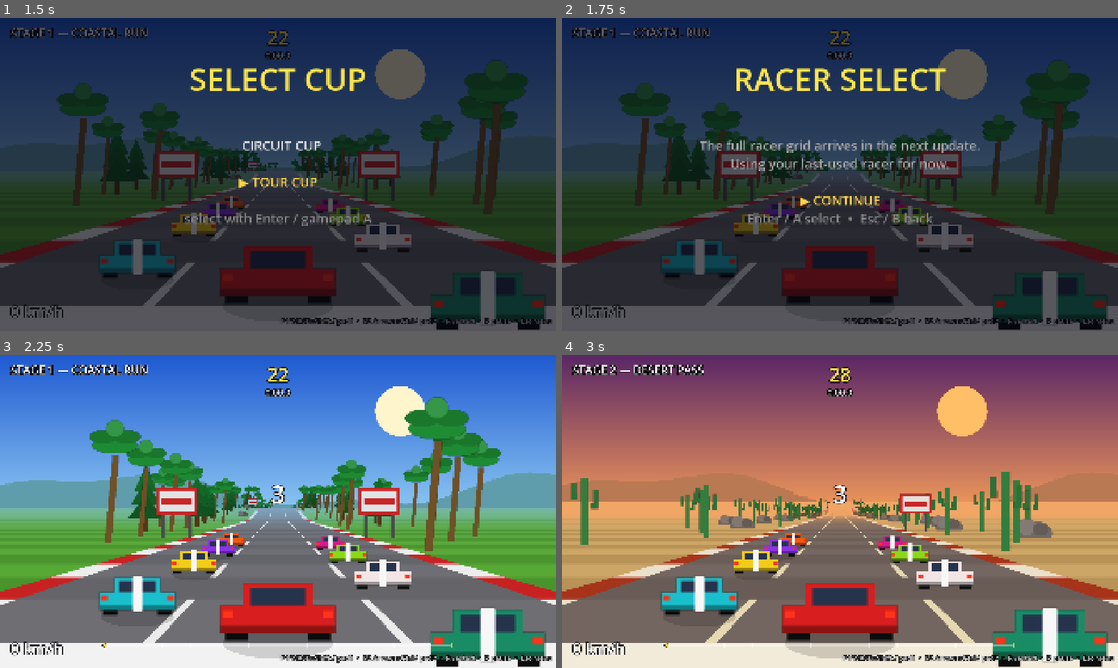
Above: before the commit, frames 1-4 (two rows, left to right).
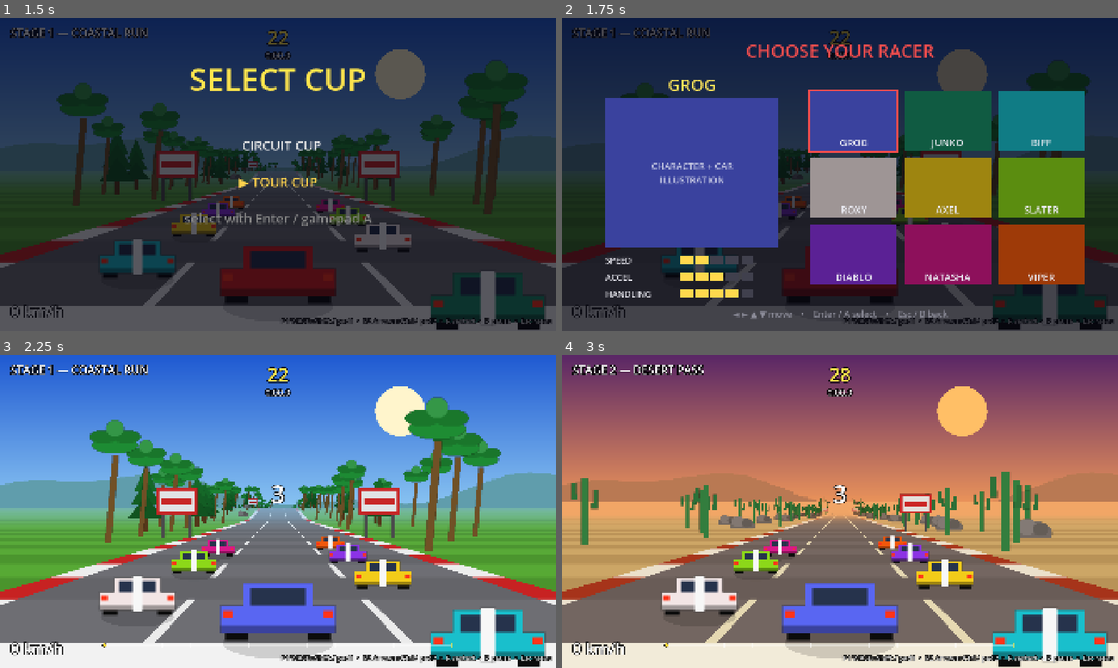
Above: after the commit, the same moments.

Repository: csmallfield/Racer2D
Game: Godot game, scene res://scenes/main.tscn
Same seed, same stepped clock (60 frames per second), same inputs: the game is played once before the commit and once after it.
Inputs:
- Up to frame 1 (1.5 s): tap Enter (ui_accept) at 0.5, 0.6, 0.77, 1.07 s; hold Right (ui_right) 0.53-1.28 s; hold Down (ui_down) from 1.28 s (still down); tap N (next_level) at 1.35 s
- Up to frame 2 (1.75 s): keep holding Down (ui_down); tap Enter (ui_accept) at 1.52, 1.55 s
- Up to frame 3 (2.25 s): tap Enter (ui_accept) at 1.82, 2.1 s; release Down (ui_down) at 2.03 s; hold Right (ui_right) from 2.03 s (still down)
- Up to frame 4 (3 s): tap Enter (ui_accept) at 2.75 s; release Right (ui_right) at 2.78 s; hold Up (ui_up) from 2.78 s (still down); tap N (next_level) at 2.85 s

Frame 1 is identical in both runs. In frame 2, 46% of the frame differs, in the area x 7-94%, y 8-96%; in frame 3, 6.1%; in frame 4, 6.1%.

Commit message:
now has character select!

Diff:
--- a/outrun_pseudo3d/resources/rivals/axel.tres
+++ b/outrun_pseudo3d/resources/rivals/axel.tres
@@ -10,3 +10,6 @@
 preferred_lane = -0.45
 boost_capacity = 4.0
 boost_aggression = 0.65
+stat_speed = 4
+stat_accel = 4
+stat_handling = 2
--- a/outrun_pseudo3d/resources/rivals/biff.tres
+++ b/outrun_pseudo3d/resources/rivals/biff.tres
@@ -10,3 +10,6 @@
 preferred_lane = -0.5
 boost_capacity = 4.0
 boost_aggression = 0.5
+stat_speed = 3
+stat_accel = 2
+stat_handling = 3
--- a/outrun_pseudo3d/resources/rivals/diablo.tres
+++ b/outrun_pseudo3d/resources/rivals/diablo.tres
@@ -10,3 +10,6 @@
 preferred_lane = -0.3
 boost_capacity = 4.0
 boost_aggression = 0.8
+stat_speed = 5
+stat_accel = 2
+stat_handling = 2
--- a/outrun_pseudo3d/resources/rivals/grog.tres
+++ b/outrun_pseudo3d/resources/rivals/grog.tres
@@ -10,3 +10,6 @@
 preferred_lane = -0.35
 boost_capacity = 4.0
 boost_aggression = 0.4
+stat_speed = 2
+stat_accel = 3
+stat_handling = 4
--- a/outrun_pseudo3d/resources/rivals/junko.tres
+++ b/outrun_pseudo3d/resources/rivals/junko.tres
@@ -10,3 +10,6 @@
 preferred_lane = 0.45
 boost_capacity = 4.0
 boost_aggression = 0.45
+stat_speed = 3
+stat_accel = 4
+stat_handling = 3
--- a/outrun_pseudo3d/resources/rivals/natasha.tres
+++ b/outrun_pseudo3d/resources/rivals/natasha.tres
@@ -10,3 +10,6 @@
 preferred_lane = 0.35
 boost_capacity = 4.0
 boost_aggression = 0.9
+stat_speed = 4
+stat_accel = 4
+stat_handling = 4
--- a/outrun_pseudo3d/resources/rivals/roxy.tres
+++ b/outrun_pseudo3d/resources/rivals/roxy.tres
@@ -10,3 +10,6 @@
 preferred_lane = 0.3
 boost_capacity = 4.0
 boost_aggression = 0.55
+stat_speed = 4
+stat_accel = 3
+stat_handling = 3
--- a/outrun_pseudo3d/resources/rivals/slater.tres
+++ b/outrun_pseudo3d/resources/rivals/slater.tres
@@ -10,3 +10,6 @@
 preferred_lane = 0.5
 boost_capacity = 4.0
 boost_aggression = 0.7
+stat_speed = 3
+stat_accel = 3
+stat_handling = 5
--- a/outrun_pseudo3d/resources/rivals/viper.tres
+++ b/outrun_pseudo3d/resources/rivals/viper.tres
@@ -10,3 +10,6 @@
 preferred_lane = -0.4
 boost_capacity = 4.0
 boost_aggression = 1.0
+stat_speed = 5
+stat_accel = 4
+stat_handling = 3
--- a/outrun_pseudo3d/scripts/main.gd
+++ b/outrun_pseudo3d/scripts/main.gd
@@ -14,7 +14,7 @@
 ## pre-race screen); LEADERBOARD and SETTINGS remain distinct leaf screens.
 ## All menu-family states stay below COUNTDOWN so the `state >= COUNTDOWN`
 ## in-race guards elsewhere keep working.
-enum State { MENU, LEADERBOARD, SETTINGS, COUNTDOWN, RUNNING, STAGE_CLEAR, GAME_OVER, PAUSED }
+enum State { MENU, LEADERBOARD, SETTINGS, RACER_SELECT, COUNTDOWN, RUNNING, STAGE_CLEAR, GAME_OVER, PAUSED }
 ## In-sim race kind. The higher-level menu branch (tournament vs quick race)
 ## lives in `play_mode`; the sim only needs to know circuit / tour / time trial.
 enum Mode { TOUR, CIRCUIT, TIME_TRIAL }
@@ -61,6 +61,7 @@
 var mode: Mode = Mode.TOUR
 var menu: MenuLayer
 var menu_flow: MenuFlow
+var racer_select: RacerSelectLayer
 ## Selections gathered by the menu flow. Phase 1 plumbing: play_mode/difficulty/
 ## selected_racers/current_cup are stored and made sticky but not yet read by
 ## the sim — they wire into gameplay, records, and tournaments in later phases.
@@ -92,6 +93,10 @@
 	menu = MenuLayer.new()
 	_build_views(1)
 	add_child(menu)   # menu draws over every viewport
+	racer_select = RacerSelectLayer.new()
+	racer_select.main = self
+	racer_select.visible = false
+	add_child(racer_select)
 	menu_flow = MenuFlow.new(self, menu)
 	_load_level(0)    # idle stage 1 as the menu backdrop
 	_enter_menu()
@@ -256,7 +261,11 @@
 	laps.clear()
 	for i in range(player_count):
 		laps.append(0)
-		SpriteCatalog.register_player(i)
+		var profile := _player_profile(i)
+		if profile != null:
+			SpriteCatalog.register_player_from_profile(i, profile)
+		else:
+			SpriteCatalog.register_player(i)
 		var p := PlayerCar.new()
 		p.input_prefix = "p%d_" % i
 		# Side-by-side grid for multiple players, staggered slightly.
@@ -280,7 +289,8 @@
 	for i in range(player_count):
 		_sync_mirror(i, true)
 	rivals = RivalManager.new()
-	rivals.spawn(self, level.rival_count if mode != Mode.TIME_TRIAL else 0)
+	rivals.spawn(self, level.rival_count if mode != Mode.TIME_TRIAL else 0,
+			_excluded_racers())
 
 	time_left = section_time
 	_last_beep_second = -1
@@ -491,6 +501,8 @@
 			_leaderboard_frame(dt)
 		State.SETTINGS:
 			_settings_frame(dt)
+		State.RACER_SELECT:
+			racer_select.frame(dt)
 		State.COUNTDOWN:
 			_countdown_frame(dt)
 		State.RUNNING:
@@ -581,6 +593,50 @@
 	if count != player_count:
 		_build_views(count)
 	_start_race(idx)
+
+
+# === RACER SELECT ===
+
+## Open the Racer Select screen for `count` players (called by the menu flow).
+## The flow resumes via _racer_select_done / _racer_select_cancel below.
+func open_racer_select(count: int, sticky: Array) -> void:
+	state = State.RACER_SELECT
+	menu.hide_menu()
+	racer_select.open(GameConfig.race.roster, count, sticky)
+
+
+func _racer_select_done(picks: Array) -> void:
+	racer_select.close()
+	state = State.MENU
+	menu_flow.racer_done(picks)
+
+
+func _racer_select_cancel() -> void:
+	racer_select.close()
+	state = State.MENU
+	menu_flow.racer_cancelled()
+
+
+## The roster profile a player slot chose, or null to fall back to the fixed
+## slot livery. selected_racers holds roster indices set at race start.
+func _player_profile(slot: int) -> RivalProfile:
+	if slot < selected_racers.size():
+		var idx: int = int(selected_racers[slot])
+		var roster: Array = GameConfig.race.roster
+		if idx >= 0 and idx < roster.size():
+			return roster[idx]
+	return null
+
+
+## Unique roster indices the players picked — excluded from the AI field so
+## nobody races their own clone.
+func _excluded_racers() -> Array:
+	var out: Array = []
+	for r in selected_racers:
+		var idx: int = int(r)
+		if not out.has(idx):
+			out.append(idx)
+	return out
 
 
 ## Settings screen: up/down select, left/right adjust (applied live),
--- a/outrun_pseudo3d/scripts/menu_flow.gd
+++ b/outrun_pseudo3d/scripts/menu_flow.gd
@@ -167,13 +167,6 @@
 		"laps":
 			ctx["laps_sel"] = sel
 			_push("racer")
-		"racer":
-			# Phase 1 stub: adopt the sticky racer(s) and move on. Time Trial
-			# skips Confirm (spec: Racer Select -> Start).
-			if String(ctx.get("play_mode", "")) == "TIME_TRIAL":
-				_start()
-			else:
-				_push("confirm")
 		"confirm":
 			if sel == 0:
 				ctx["difficulty"] = wrapi(int(ctx.get("difficulty", 1)) + 1, 0, 3)
@@ -208,9 +201,10 @@
 	if p_mode == "QUICK_RACE" and is_circuit:
 		laps = LAP_VALUES[clampi(int(ctx.get("laps_sel", 1)), 0, LAP_VALUES.size() - 1)]
 
-	var racers: Array = []
-	for i in range(count):
-		racers.append(main.sticky_racer(i))
+	var racers: Array = ctx.get("racers", [])
+	if racers.is_empty():
+		for i in range(count):
+			racers.append(main.sticky_racer(i))
 
 	var kind := "TIME_TRIAL" if is_tt else ("CIRCUIT" if is_circuit else "TOUR")
 	main.start_configured(p_mode, kind, count, diff, racers, laps, idx,
@@ -222,12 +216,45 @@
 func _render() -> void:
 	var scr: Dictionary = stack.back()
 	var id: String = String(scr.id)
+	if id == "racer":
+		_open_racer_select()
+		return
 	var items := _items_for(id)
 	var sub := _subtitle_for(id)
 	if sub.is_empty():
 		menu.show_list(_title_for(id), items, int(scr.sel))
 	else:
 		menu.show_config(_title_for(id), sub, items, int(scr.sel))
+
+
+## The Racer Select step hands off to main's dedicated screen (RACER_SELECT
+## state), which resumes us via racer_done / racer_cancelled.
+func _open_racer_select() -> void:
+	var is_tt := String(ctx.get("play_mode", "")) == "TIME_TRIAL"
+	var count := 1 if is_tt else int(ctx.get("players", 1))
+	var sticky: Array = []
+	for i in range(count):
+		sticky.append(main.sticky_racer(i))
+	main.open_racer_select(count, sticky)
+
+
+## All players have locked in — carry the picks forward to Confirm (or straight
+## to the race for Time Trial, which has no Confirm step).
+func racer_done(picks: Array) -> void:
+	ctx["racers"] = picks
+	if String(ctx.get("play_mode", "")) == "TIME_TRIAL":
+		_start()
+	else:
+		_push("confirm")
+
+
+## Backed out of Racer Select — pop it and return to the previous step.
+func racer_cancelled() -> void:
+	if not stack.is_empty() and String(stack.back().id) == "racer":
+		stack.pop_back()
+	if stack.is_empty():
+		stack.append({"id": "main", "sel": 0})
+	_render()
 
 
 func _title_for(id: String) -> String:
@@ -271,8 +298,6 @@
 			for v in LAP_VALUES:
 				ls.append("%d LAPS" % v)
 			return ls
-		"racer":
-			return ["CONTINUE"]
 		"confirm":
 			return ["DIFFICULTY:  %s" % DIFF_NAMES[int(ctx.get("difficulty", 1))], "START"]
 		"credits":
@@ -284,9 +309,6 @@
 
 func _subtitle_for(id: String) -> Array[String]:
 	match id:
-		"racer":
-			return ["The full racer grid arrives in the next update.",
-					"Using your last-used racer for now."]
 		"confirm":
 			var lines: Array[String] = []
 			var p_mode := String(ctx.get("play_mode", ""))
--- /dev/null
+++ b/outrun_pseudo3d/scripts/racer_select.gd
@@ -0,0 +1,339 @@
+class_name RacerSelectLayer
+extends CanvasLayer
+## Racer Select (Phase 2). Sequential, one player at a time: a portrait grid on
+## the right, a beauty illustration + name + stat bars on the left. Each player
+## navigates the grid and locks in; the screen advances to the next player, and
+## completes once everyone has chosen. Back steps a player back, then cancels
+## out to the previous menu step.
+##
+## Purely presentation + local input. main.gd owns state; it calls open()/frame()
+## /close() and receives the result via _racer_select_done / _racer_select_cancel.
+## Placeholder art: when a profile leaves portrait/illustration null, the tile /
+## panel falls back to a flat block in the profile's livery color, so real art
+## can be dropped into the .tres later with no code change.
+
+const COLS := 3
+const TILE_W := 300.0
+const TILE_H := 208.0
+const TILE_GAP := 24.0
+const GRID_ORIGIN := Vector2(858, 250)
+
+var main                              # orchestrator, for backdrop + callbacks
+
+var _roster: Array = []              # Array[RivalProfile]
+var _count := 1                      # players choosing
+var _current := 0                    # player currently choosing (0-based)
+var _cursor := 0                     # highlighted roster index
+var _picks: Array = []               # chosen roster index per player
+var _sticky: Array = []              # each player's last-used racer, to home on
+
+# Built once per open(), cleared on close().
+var _dynamic: Array[Node] = []       # everything we spawn, for teardown
+var _tiles: Array[ColorRect] = []
+var _portraits: Array[TextureRect] = []
+var _locks: Array[Label] = []
+var _cursor_frame: ColorRect
+var _title: Label
+var _name: Label
+var _illus_bg: ColorRect
+var _illus: TextureRect
+var _illus_tag: Label
+var _stat_pips: Dictionary = {}      # stat key -> Array[ColorRect] (5 pips)
+
+const PLAYER_TINT: Array[Color] = [
+	Color(0.95, 0.3, 0.3), Color(0.4, 0.6, 1.0),
+	Color(0.35, 0.9, 0.5), Color(1.0, 0.85, 0.3),
+]
+
+
+# === LIFECYCLE ===
+
+## Show the screen for `count` players, each pre-homed on their sticky pick.
+func open(roster: Array, count: int, sticky: Array) -> void:
+	_teardown()
+	_roster = roster
+	_count = maxi(count, 1)
+	_current = 0
+	_picks = []
+	_sticky = sticky.duplicate()
+	_cursor = _homed(0)
+
+	_build_static()
+	_build_grid()
+	_refresh()
+	visible = true
+
+
+func close() -> void:
+	visible = false
+	_teardown()
+
+
+## Polled by main while state == RACER_SELECT. Keeps the backdrop alive and
+## drives grid navigation for the current player.
+func frame(_dt: float) -> void:
+	if main != null:
+		main._update_traffic(_dt)
+
+	var moved := false
+	if Input.is_action_just_pressed("ui_right"):
+		_cursor = (_cursor + 1) % _roster.size(); moved = true
+	elif Input.is_action_just_pressed("ui_left"):
+		_cursor = (_cursor - 1 + _roster.size()) % _roster.size(); moved = true
+	elif Input.is_action_just_pressed("ui_down"):
+		_cursor = mini(_cursor + COLS, _roster.size() - 1); moved = true
+	elif Input.is_action_just_pressed("ui_up"):
+		_cursor = maxi(_cursor - COLS, 0); moved = true
+	if moved:
+		Audio.play("menu_move")
+		_refresh()
+
+	if Input.is_action_just_pressed("ui_accept"):
+		Audio.play("menu_select")
+		_lock_current()
+	elif Input.is_action_just_pressed("ui_cancel"):
+		_back()
+
+
+# === SELECTION ===
+
+func _lock_current() -> void:
+	if _current < _picks.size():
+		_picks[_current] = _cursor
+	else:
+		_picks.append(_cursor)
+
+	if _current == _count - 1:
+		if main != null:
+			main._racer_select_done(_picks.duplicate())
+		return
+	_current += 1
+	# Home the next player on their prior pick (redo) or their sticky racer.
+	if _current < _picks.size():
+		_cursor = _valid_index(_picks[_current])
+	else:
+		_cursor = _homed(_current)
+	_refresh()
+
+
+func _back() -> void:
+	if _current == 0:
+		Audio.play("menu_move")
+		if main != null:
+			main._racer_select_cancel()
+		return
+	Audio.play("menu_move")
+	_current -= 1
+	# Return this player to their previous pick, then drop it so they can redo.
+	var prev: int = _valid_index(_picks[_current]) if _current < _picks.size() else _homed(_current)
+	if _current < _picks.size():
+		_picks.resize(_current)
+	_cursor = prev
+	_refresh()
+
+
+# === RENDER ===
+
+func _refresh() -> void:
+	_title.text = ("CHOOSE YOUR RACER" if _count == 1
+			else "PLAYER %d — CHOOSE YOUR RACER" % (_current + 1))
+	_title.add_theme_color_override("font_color", _player_color())
+
+	# Grid: move the cursor frame, refresh lock badges.
+	var tile := _tiles[_cursor]
+	_cursor_frame.position = tile.position - Vector2(5, 5)
+	_cursor_frame.size = tile.size + Vector2(10, 10)
+	_cursor_frame.color = _player_color()
+	for i in range(_locks.size()):
+		var who := -1
+		for p in range(_picks.size()):
+			if p != _current and int(_picks[p]) == i:
+				who = p
+		_locks[i].visible = who >= 0
+		if who >= 0:
+			_locks[i].text = "P%d" % (who + 1)
+			_locks[i].add_theme_color_override("font_color", PLAYER_TINT[who % 4])
+
+	# Detail panel for the highlighted racer.
+	var prof: RivalProfile = _roster[_cursor]
+	_name.text = String(prof.display_name)
+	_illus_bg.color = _placeholder_color(prof)
+	if prof.illustration != null:
+		_illus.texture = prof.illustration
+		_illus.visible = true
+		_illus_tag.visible = false
+	else:
+		_illus.visible = false
+		_illus_tag.visible = true
+	_set_pips("speed", int(prof.stat_speed))
+	_set_pips("accel", int(prof.stat_accel))
+	_set_pips("handling", int(prof.stat_handling))
+
+
+func _set_pips(key: String, value: int) -> void:
+	var pips: Array = _stat_pips[key]
+	for i in range(pips.size()):
+		pips[i].color = (Color(1, 0.85, 0.3) if i < value
+				else Color(0.25, 0.25, 0.3))
+
+
+# === CONSTRUCTION ===
+
+func _build_static() -> void:
+	var dim := ColorRect.new()
+	dim.size = Vector2(1920, 1080)
+	dim.color = Color(0.02, 0.02, 0.06, 0.74)
+	_add(dim)
+
+	_title = _label("", 62, HORIZONTAL_ALIGNMENT_CENTER)
+	_title.position = Vector2(0, 70)
+	_title.size = Vector2(1920, 90)
+	_add(_title)
+
+	# --- Detail panel (left) ---
+	_name = _label("", 58, HORIZONTAL_ALIGNMENT_CENTER)
+	_name.position = Vector2(150, 190)
+	_name.size = Vector2(600, 70)
+	_name.add_theme_color_override("font_color", Color(1, 0.9, 0.35))
+	_add(_name)
+
+	_illus_bg = ColorRect.new()
+	_illus_bg.position = Vector2(150, 275)
+	_illus_bg.size = Vector2(600, 520)
+	_add(_illus_bg)
+
+	_illus = TextureRect.new()
+	_illus.position = _illus_bg.position
+	_illus.size = _illus_bg.size
+	_illus.expand_mode = TextureRect.EXPAND_IGNORE_SIZE
+	_illus.stretch_mode = TextureRect.STRETCH_KEEP_ASPECT_CENTERED
+	_add(_illus)
+
+	_illus_tag = _label("CHARACTER + CAR\nILLUSTRATION", 32, HORIZONTAL_ALIGNMENT_CENTER)
+	_illus_tag.position = _illus_bg.position
+	_illus_tag.size = _illus_bg.size
+	_illus_tag.vertical_alignment = VERTICAL_ALIGNMENT_CENTER
+	_illus_tag.add_theme_color_override("font_color", Color(1, 1, 1, 0.7))
+	_add(_illus_tag)
+
+	# --- Stat bars ---
+	var stats := [["SPEED", "speed"], ["ACCEL", "accel"], ["HANDLING", "handling"]]
+	var y := 815.0
+	for row in stats:
+		var lbl := _label(String(row[0]), 30, HORIZONTAL_ALIGNMENT_LEFT)
+		lbl.position = Vector2(150, y)
+		lbl.size = Vector2(260, 40)
+		lbl.vertical_alignment = VERTICAL_ALIGNMENT_CENTER
+		_add(lbl)
+		var pips: Array[ColorRect] = []
+		for p in range(5):
+			var pip := ColorRect.new()
+			pip.position = Vector2(410 + p * 52, y + 4)
+			pip.size = Vector2(44, 30)
+			_add(pip)
+			pips.append(pip)
+		_stat_pips[String(row[1])] = pips
+		y += 58.0
+
+	var hint := _label(
+			"\u25C4 \u25BA \u25B2 \u25BC move    \u2022    Enter / A select    \u2022    Esc / B back",
+			30, HORIZONTAL_ALIGNMENT_CENTER)
+	hint.position = Vector2(0, 1000)
+	hint.size = Vector2(1920, 50)
+	hint.add_theme_color_override("font_color", Color(0.55, 0.55, 0.6))
+	_add(hint)
+
+
+func _build_grid() -> void:
+	# Cursor frame sits behind the tiles; its margin shows as a colored border.
+	_cursor_frame = ColorRect.new()
+	_add(_cursor_frame)
+
+	_tiles.clear()
+	_portraits.clear()
+	_locks.clear()
+	for i in range(_roster.size()):
+		var prof: RivalProfile = _roster[i]
+		var col := i % COLS
+		var rowi := i / COLS
+		var pos := GRID_ORIGIN + Vector2(col * (TILE_W + TILE_GAP), rowi * (TILE_H + TILE_GAP))
+
+		var tile := ColorRect.new()
+		tile.position = pos
+		tile.size = Vector2(TILE_W, TILE_H)
+		tile.color = _placeholder_color(prof)
+		_add(tile)
+		_tiles.append(tile)
+
+		var portrait := TextureRect.new()
+		portrait.position = pos
+		portrait.size = Vector2(TILE_W, TILE_H)
+		portrait.expand_mode = TextureRect.EXPAND_IGNORE_SIZE
+		portrait.stretch_mode = TextureRect.STRETCH_KEEP_ASPECT_CENTERED
+		portrait.visible = prof.portrait != null
+		portrait.texture = prof.portrait
+		_add(portrait)
+		_portraits.append(portrait)
+
+		var name_lbl := _label(String(prof.display_name), 34, HORIZONTAL_ALIGNMENT_CENTER)
+		name_lbl.position = pos + Vector2(0, TILE_H - 52)
+		name_lbl.size = Vector2(TILE_W, 46)
+		_add(name_lbl)
+
+		var lock := _label("", 30, HORIZONTAL_ALIGNMENT_RIGHT)
+		lock.position = pos + Vector2(-14, 8)
+		lock.size = Vector2(TILE_W, 36)
+		lock.visible = false
+		_add(lock)
+		_locks.append(lock)
+
+
+# === HELPERS ===
+
+func _player_color() -> Color:
+	return PLAYER_TINT[_current % PLAYER_TINT.size()]
+
+
+## Livery-derived block color for placeholder tiles/panels (kept dark enough
+## that white text stays legible).
+func _placeholder_color(prof: RivalProfile) -> Color:
+	return Color(prof.color).darkened(0.35)
+
+
+## Where player `p` should start: their sticky racer if we have one, else pole.
+func _homed(p: int) -> int:
+	if p < _sticky.size():
+		return _valid_index(_sticky[p])
+	return 0
+
+
+func _valid_index(v) -> int:
+	var i := int(v)
+	if i < 0 or i >= _roster.size():
+		return 0
+	return i
+
+
+func _label(text: String, size: int, align: int) -> Label:
+	var l := Label.new()
+	l.text = text
+	l.horizontal_alignment = align
+	l.add_theme_font_size_override("font_size", size)
+	l.add_theme_color_override("font_color", Color(0.92, 0.92, 0.95))
+	return l
+
+
+func _add(n: Node) -> void:
+	add_child(n)
+	_dynamic.append(n)
+
+
+func _teardown() -> void:
+	for n in _dynamic:
+		if is_instance_valid(n):
+			n.queue_free()
+	_dynamic.clear()
+	_tiles.clear()
+	_portraits.clear()
+	_locks.clear()
+	_stat_pips.clear()
--- a/outrun_pseudo3d/scripts/resources/rival_profile.gd
+++ b/outrun_pseudo3d/scripts/resources/rival_profile.gd
@@ -22,3 +22,16 @@
 ## Governs how quickly they take valid opportunities: straights while
 ## attacking the player or sprinting for the line.
 @export_range(0.0, 1.0) var boost_aggression := 0.5
+
+@export_group("Selection Screen")
+## Grid profile picture. Leave empty for a flat placeholder in `color`.
+@export var portrait: Texture2D
+## Beauty illustration (character + car) for the select detail panel.
+## Leave empty for a placeholder block; drop in real art here later.
+@export var illustration: Texture2D
+## Player-facing stat bars (1..5). Deliberately separate from the AI-tuning
+## fields above so what a player sees can be tuned apart from how the car
+## actually drives — the two only converge in a later phase.
+@export_range(1, 5) var stat_speed := 3
+@export_range(1, 5) var stat_accel := 3
+@export_range(1, 5) var stat_handling := 3
--- a/outrun_pseudo3d/scripts/rivals.gd
+++ b/outrun_pseudo3d/scripts/rivals.gd
@@ -33,14 +33,20 @@
 
 ## Grid the roster just ahead of the start line: the player begins last
 ## and races through the pack, Road Rash style.
-func spawn(main: Node2D, count: int) -> void:
+func spawn(main: Node2D, count: int, excluded: Array = []) -> void:
 	rivals.clear()
 	leader_cp_times.clear()
 	for k in range(int(main.total_cps())):
 		leader_cp_times.append(-1.0)
-	var n := clampi(count, 0, cfg.roster.size())
+	# Roster indices still available after removing the players' picks, kept in
+	# ladder order (beatable -> fast). We field the first N of what remains.
+	var available: Array = []
+	for idx in range(cfg.roster.size()):
+		if not excluded.has(idx):
+			available.append(idx)
+	var n := clampi(count, 0, available.size())
 	for i in range(n):
-		var profile: RivalProfile = cfg.roster[i]
+		var profile: RivalProfile = cfg.roster[available[i]]
 		SpriteCatalog.register_rival(i, profile)
 		var rival := {
 			"name": profile.display_name,
--- a/outrun_pseudo3d/scripts/sprite_catalog.gd
+++ b/outrun_pseudo3d/scripts/sprite_catalog.gd
@@ -182,6 +182,21 @@
 	}
 
 
+## Register a player slot's car from a chosen racer profile: real art if the
+## profile assigns car_texture, otherwise a placeholder in the livery color.
+## Lets a player drive their selected racer instead of the fixed slot livery.
+static func register_player_from_profile(index: int, profile: RivalProfile) -> void:
+	get_def("player")
+	var tex: Texture2D = profile.car_texture
+	if tex == null:
+		tex = _make_car(profile.color)
+	_cache["player_%d" % index] = {
+		"texture": tex,
+		"world_w": 520.0, "world_h": 300.0, "collidable": true,
+		"map_color": profile.color,
+	}
+
+
 static func _make_rival(body: Color) -> ImageTexture:
 	var tex := _make_car(body)
 	var img := tex.get_image()
Not shown, added: outrun_pseudo3d/scripts/racer_select.gd.uid
